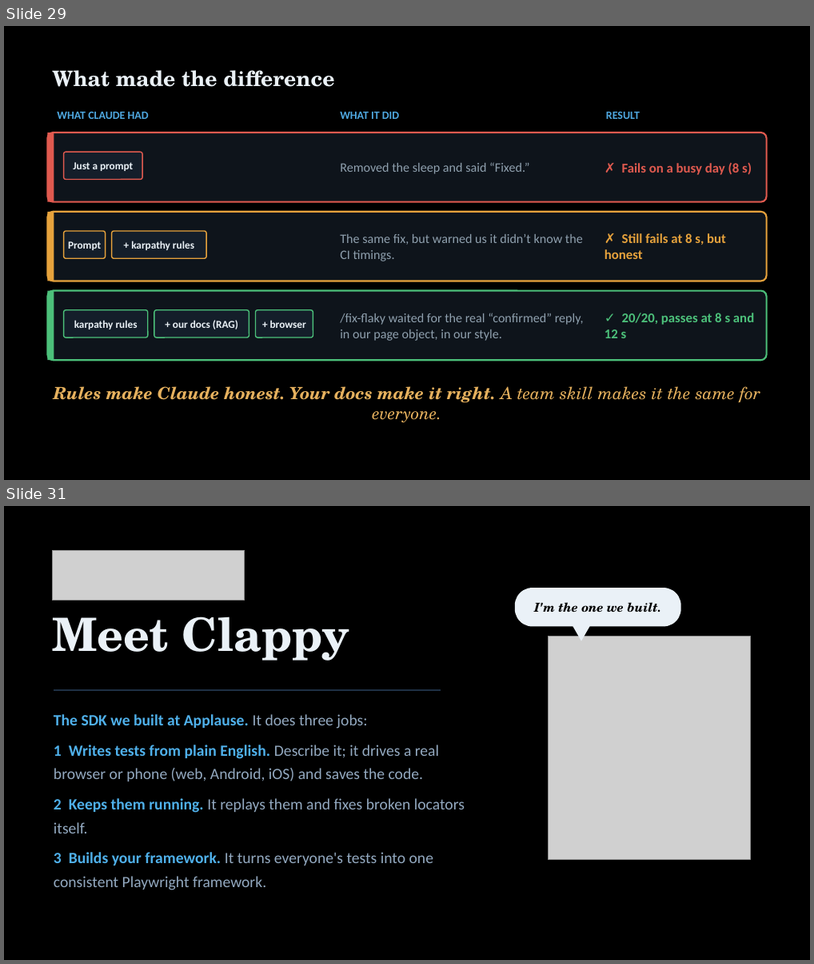
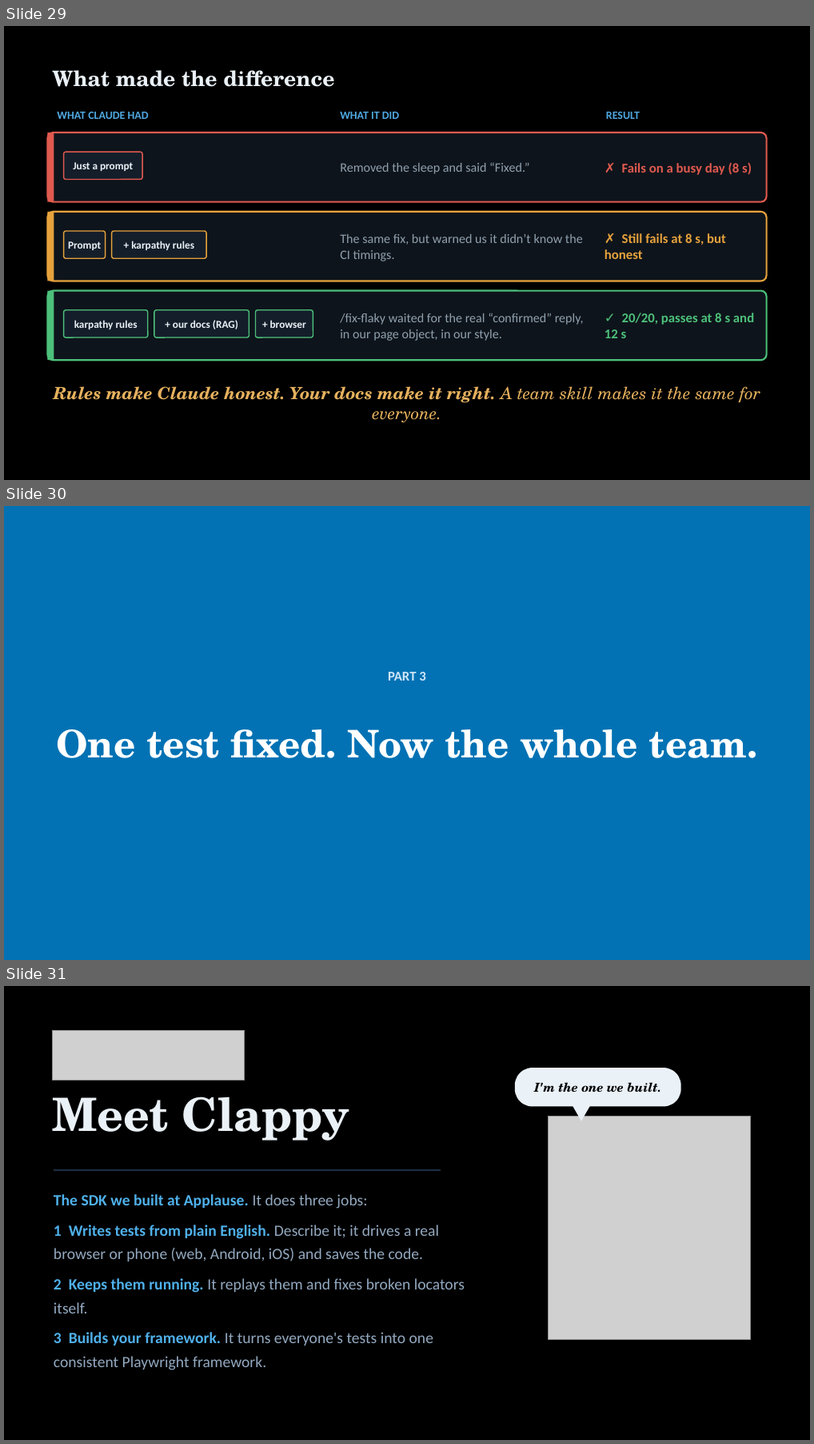
Before and after one commit to ApplauseAuto/testcon-ai-cc-demo, a slide deck: presentation/TestCon2026 - A Tester's Guide to Claude Code.pptx. Shown one above the other, each under a label of ours: slides 29 and 31 before the commit, slides 29, 30 and 31 after it; the slides between them are not shown. The pictures are 814x964 and 814x1444 pixels, drawn with LibreOffice and Linux fonts; fonts in the diff are those of the drawing; grey boxes stand for pictures. Boxes give left, top, right and bottom in pixels: in the first picture for what was removed or moved away, otherwise in the second. Text is boxed around its words. In the diff, an @@ line names an element or a change of style, - is before the commit and + after.

```diff
--- a/presentation/TestCon2026 - A Tester's Guide to Claude Code.pptx
+++ b/presentation/TestCon2026 - A Tester's Guide to Claude Code.pptx
@@ slide 30 added at (x1=4, y1=506, x2=810, y2=960), background #0272B4 @@
@@ text added at (x1=388, y1=672, x2=426, y2=680), 12 pt, text #CFE6F8, bold @@
+PART 3
@@ title added at (x1=56, y1=729, x2=758, y2=758), 34 pt, text #FFFFFF, bold @@
+One test fixed. Now the whole team.
```
Also in this commit, not shown: 1 slide removed, 1 other file.
